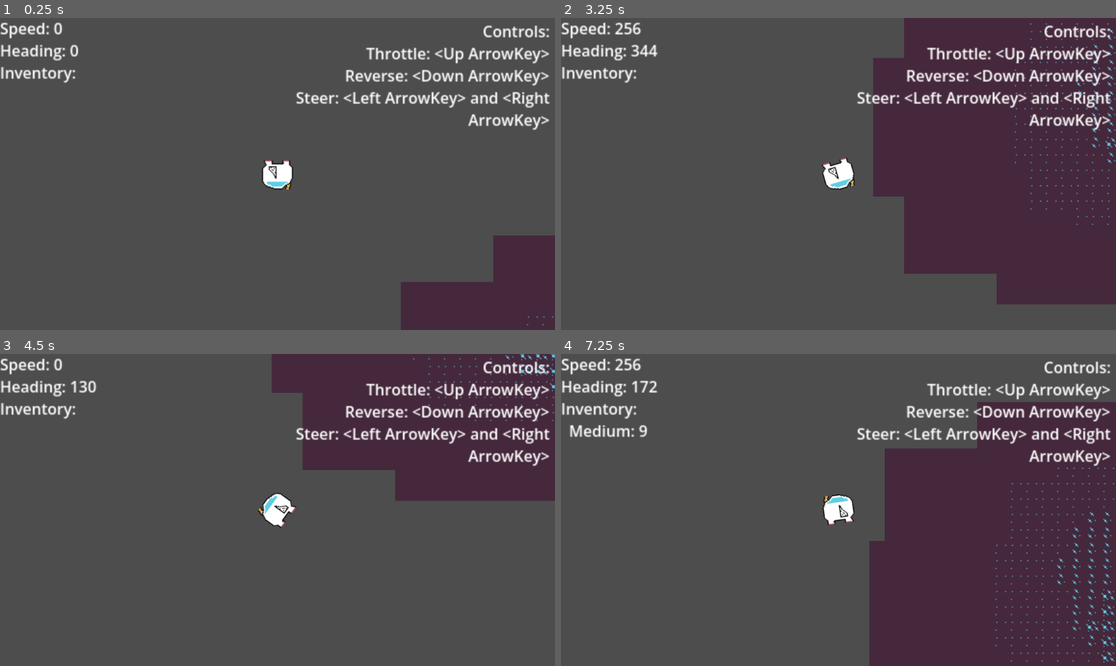
Above: before the commit, frames 1-4 (two rows, left to right).
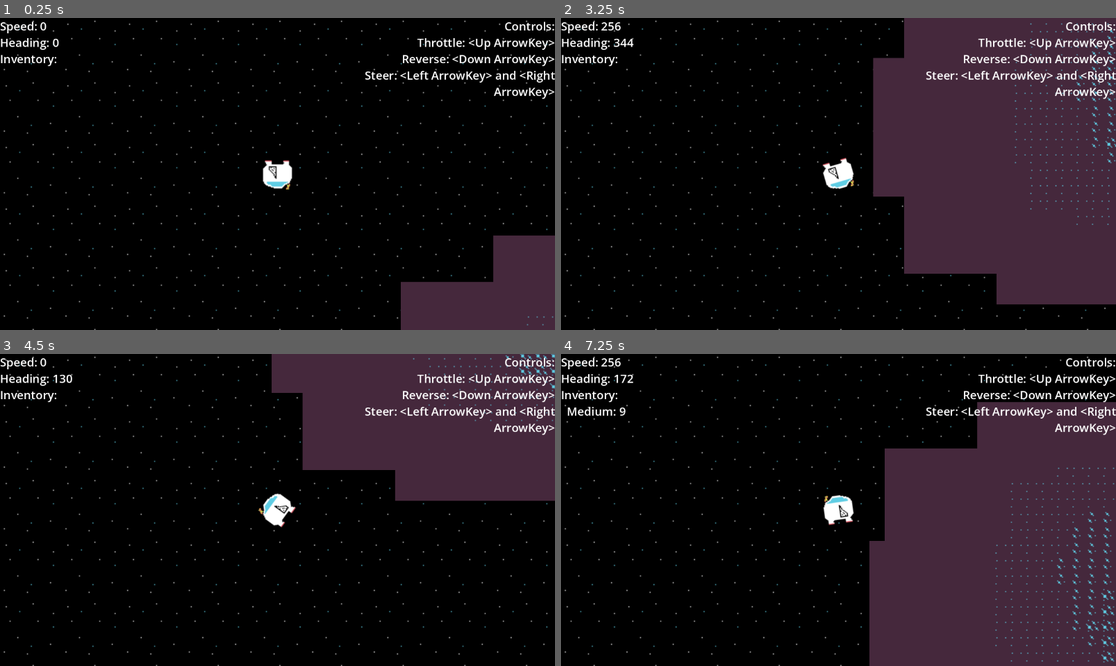
Above: after the commit, the same moments.

Repository: bingecraft-net/sandbox
Game: Godot game, scene res://node_2d.tscn
Two runs of this game, one before a commit and one after it. Both use one fixed random seed, a clock stepped at 60 frames per second and the inputs below.
Inputs:
- Up to frame 1 (0.25 s): no input
- Up to frame 2 (3.25 s): tap Enter at 0.5 s; hold Right (ui_right) 0.53-1.28 s; hold Down (ui_down) 1.28-2.03 s; hold Right (ui_right) 2.03-2.78 s; hold Up (ui_up) from 2.78 s (still down)
- Up to frame 3 (4.5 s): release Up (ui_up) at 3.53 s; hold Left (ui_left) from 3.53 s (still down)
- Up to frame 4 (7.25 s): release Left (ui_left) at 5.03 s; hold Down (ui_down) 5.03-5.78 s; hold Right (ui_right) 5.78-6.53 s; hold Up (ui_up) from 6.53 s (still down)

The runs differ from the first frame. In frame 1, 93% of the frame differs, in the area x 0-100%, y 0-100%; in frame 2, 67%; in frame 3, 83%; in frame 4, 67%.

Commit message:
add starfield parallax

Diff:
--- a/node_2d.gd
+++ b/node_2d.gd
@@ -37,4 +37,4 @@
 	for key in cargo:
 		text_lines.append("  %s: %s" % [lookup.get(key) if key in lookup else key, cargo.get(key)])
 
-	$RigidBody2D/RichTextLabel.text = "\n".join(text_lines)
+	$CanvasLayer/Control/RichTextLabel.text = "[font_size=24]%s[/font_size]" % "\n".join(text_lines)
--- a/node_2d.tscn
+++ b/node_2d.tscn
@@ -3,6 +3,7 @@
 [ext_resource type="Script" uid="uid://bj887t2jayvjw" path="res://node_2d.gd" id="1_epypp"]
 [ext_resource type="Texture2D" uid="uid://dsyy4mj82v3ii" path="res://sprite/Sprite-0001.png" id="1_wtcfe"]
 [ext_resource type="Script" uid="uid://c5oaecxt3ctpb" path="res://rigid_body_2d.gd" id="2_0e48y"]
+[ext_resource type="Texture2D" uid="uid://cqdq4p0sgcnw3" path="res://sprite/Sprite-0002.png" id="4_0hol4"]
 
 [sub_resource type="TileSetAtlasSource" id="TileSetAtlasSource_0e48y"]
 texture = ExtResource("1_wtcfe")
@@ -50,6 +51,14 @@
 [node name="Node2D" type="Node2D" unique_id=190777238]
 script = ExtResource("1_epypp")
 
+[node name="Parallax2D" type="Parallax2D" parent="." unique_id=1029100760]
+scroll_scale = Vector2(0, 0)
+repeat_size = Vector2(64, 64)
+repeat_times = 100
+
+[node name="Sprite2D" type="Sprite2D" parent="Parallax2D" unique_id=1685977762]
+texture = ExtResource("4_0hol4")
+
 [node name="TileMapLayer" type="TileMapLayer" parent="." unique_id=858641073]
 tile_map_data = PackedByteArray("AAAGAA0AAAADAAAAAAAGAA4AAAADAAAAAAAGAA8AAAADAAAAAAAGABAAAAADAAAAAAAGABEAAAADAAAAAAAGAB …(10096 unchanged characters)…
 tile_set = SubResource("TileSet_epypp")
@@ -69,19 +78,33 @@
 [node name="CollisionShape2D" type="CollisionShape2D" parent="RigidBody2D" unique_id=788019535]
 shape = SubResource("CircleShape2D_wtcfe")
 
-[node name="RichTextLabel" type="RichTextLabel" parent="RigidBody2D" unique_id=1468616203]
-offset_left = -288.0
-offset_top = -163.0
-offset_right = -26.0
-offset_bottom = 59.0
+[node name="CanvasLayer" type="CanvasLayer" parent="." unique_id=1233851170]
 
-[node name="RichTextLabel2" type="RichTextLabel" parent="RigidBody2D" unique_id=1910937048]
-offset_left = -9.0
-offset_top = -160.0
-offset_right = 283.0
-offset_bottom = -20.0
-text = "Controls:
+[node name="Control" type="Control" parent="CanvasLayer" unique_id=1297632595]
+layout_mode = 3
+anchors_preset = 0
+offset_right = 40.0
+offset_bottom = 40.0
+
+[node name="RichTextLabel" type="RichTextLabel" parent="CanvasLayer/Control" unique_id=1123841733]
+layout_mode = 0
+offset_right = 533.0
+offset_bottom = 379.0
+bbcode_enabled = true
+
+[node name="RichTextLabel2" type="RichTextLabel" parent="CanvasLayer/Control" unique_id=1917671431]
+layout_mode = 1
+anchors_preset = 1
+anchor_left = 1.0
+anchor_right = 1.0
+offset_left = 590.0
+offset_right = 1112.0
+offset_bottom = 414.0
+grow_horizontal = 0
+bbcode_enabled = true
+text = "[font_size=24]Controls:
 Throttle: <Up ArrowKey>
 Reverse: <Down ArrowKey>
-Steer: <Left ArrowKey> and <Right ArrowKey>"
+Steer: <Left ArrowKey> and <Right ArrowKey>
+[/font_size]"
 horizontal_alignment = 2
Binary file added: sprite/Sprite-0002.aseprite
Binary file added: sprite/Sprite-0002.png
Not shown, added: sprite/Sprite-0002.png.import
